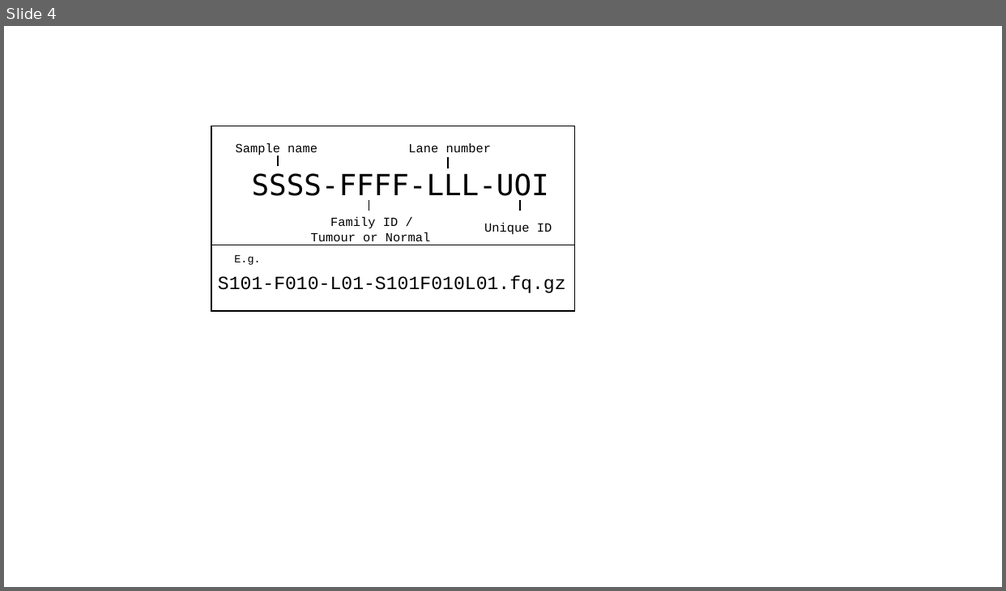
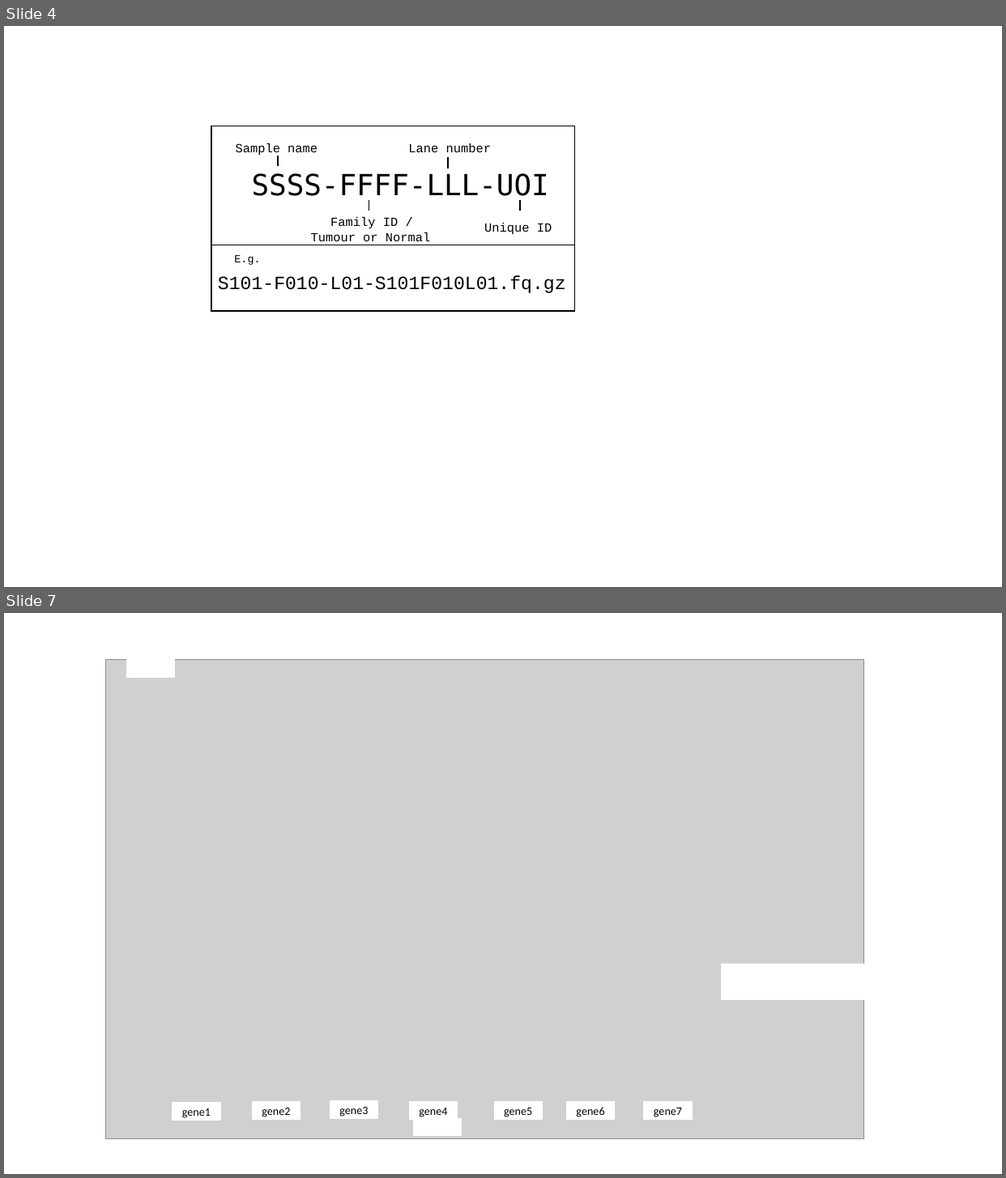
Before and after one commit to R-Cardenas/pipelines_clean, a slide deck: misc/logos_for_README.pptx. Shown one above the other, each under a label of ours: slide 4 before the commit, slides 4 and 7 after it; the slides between them are not shown. The pictures are 1006x591 and 1006x1178 pixels, drawn with LibreOffice and Linux fonts; fonts in the diff are those of the drawing; grey boxes stand for pictures. Boxes give left, top, right and bottom in pixels: in the first picture for what was removed or moved away, otherwise in the second. Text is boxed around its words. In the diff, an @@ line names an element or a change of style, - is before the commit and + after.

```diff
--- a/misc/logos_for_README.pptx
+++ b/misc/logos_for_README.pptx
@@ slide 7 added at <box>4,613,1002,1174</box>, background #FFFFFF @@
@@ group added at <box>106,642,864,1139</box>: 10 rectangles, 1 picture @@
+gene1
+gene2
+gene3
+gene4
+gene5
+gene6
+gene7
```
Also in this commit, not shown: 1 slide changed, 3 other slides added, 2 other files.
